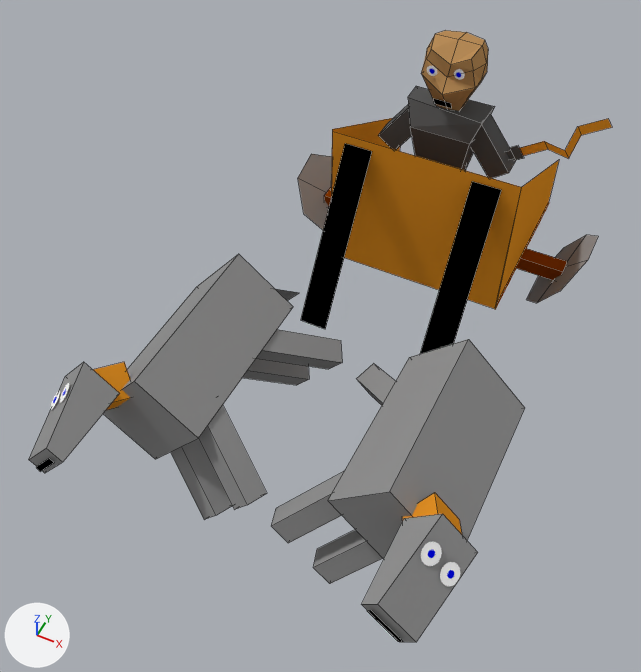
The Blender file King Of Kings Docs/Models/heavychariot1d.blend as it was, and as the next commit left it.
Both versions are drawn from a 50 mm camera at (13.03, -15.97, 18.56) aimed at (6.81, -3.54, 3.02). The axes (+X, +Y, +Z) are drawn at lower left. The lights are the same throughout. Mesh edges are drawn as thin lines on the coarser meshes.
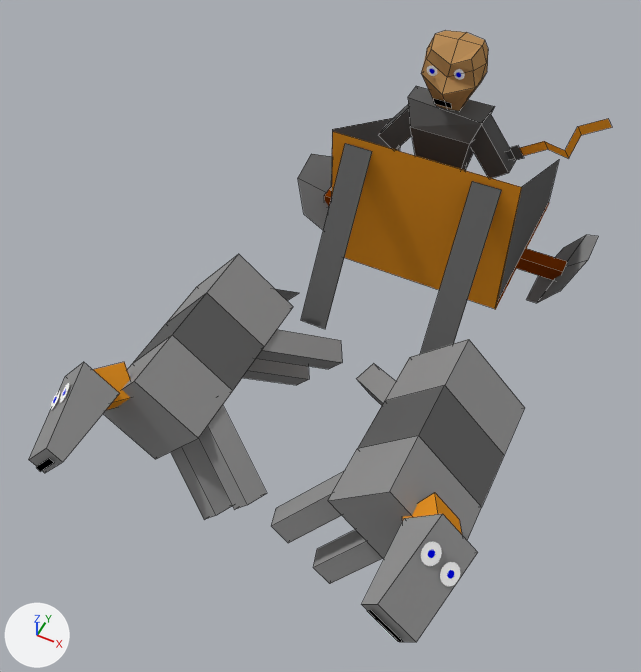
Boxes [x1, y1, x2, y2] around the edits, measured in the pictures (641 x 672 px):
'Plane.013', recoloured (black to grey): [420, 181, 501, 354] in both
'Plane.012', recoloured (black to grey): [301, 143, 372, 329] in both
'Plane.004', recoloured: [498, 160, 559, 300] in both
'Plane.003', recoloured: [331, 118, 400, 198] in both
part 1 of me_cube_009, built on: [355, 343, 506, 511] in both
part 2 of me_cube_017, built on: [127, 290, 266, 394] in both

The change, as a diff of the scene's bpy script:
```diff
--- a/King Of Kings Docs/Models/heavychariot1d.blend.py
+++ b/King Of Kings Docs/Models/heavychariot1d.blend.py
@@ mat_material_015 @@
+mat_material_015 = diffuse_material('Material.015')
+mat_material_015.base_color = (0.123, 0.123, 0.123)  # dark grey #626262
@@ me_plane_013 @@
 me_plane_013.from_pydata(...)  # 4 vertices, 1 face; spans x -1.0..1.0, y -1.0..1.0, z -0.59..0.0
-me_plane_013.materials.append(mat_material_013)  # black #000000
+me_plane_013.materials.append(mat_material_015)  # dark grey #626262
@@ me_cube_009 @@
 # used by ob_cube_006; location = (10.33, -5.36, 2.94); rotation_euler = (0.0, 0.789, 0.0), in degrees (0, 45, 0); scale = (1.07, 2.12, 0.895)
-me_cube_009.from_pydata(...)  # 8 vertices, 6 faces; spans x -1.0..1.0, y -1.0..1.0, z -1.0..1.0
+me_cube_009.from_pydata(...)  # 16 vertices, 14 faces; spans x -1.0..1.0, y -1.0..1.0, z -1.0..1.0
+# me_cube_009 part 1
+# 4 faces are deleted
+# 8 vertices are added at x -1.0..1.0, y -0.33..0.33, z -1.0..1.0
+# 8 new faces join them, mat_material_007 (grey #929292)
+# 4 new faces join them, mat_material_015 (dark grey #626262)
 me_cube_009.materials.append(mat_material_007)
+me_cube_009.materials.append(mat_material_015)  # dark grey #626262
@@ me_plane_003 @@
 me_plane_003.from_pydata(...)  # 4 vertices, 1 face; spans x -0.69..1.0, y -1.0..1.0, z 0.0
-me_plane_003.materials.append(mat_material_014)  # orange #e79326
+me_plane_003.materials.append(mat_material_015)  # dark grey #626262
@@ me_plane_004 @@
 me_plane_004.from_pydata(...)  # 4 vertices, 1 face; spans x -0.67..1.0, y -1.0..1.0, z 0.0..0.01
-me_plane_004.materials.append(mat_material_014)  # orange #e79326
+me_plane_004.materials.append(mat_material_015)  # dark grey #626262
@@ me_cube_017 @@
 # used by ob_cube_015; location = (4.57, -5.36, 3.05); rotation_euler = (0.0, -0.895, 0.0), in degrees (0, -51, 0); scale = (1.07, 2.12, 0.895)
-me_cube_017.from_pydata(...)  # 8 vertices, 6 faces; spans x -1.0..1.0, y -1.0..1.0, z -1.0..1.0
+me_cube_017.from_pydata(...)  # 16 vertices, 14 faces; spans x -1.0..1.0, y -1.0..1.0, z -1.0..1.0
+# me_cube_017 part 2
+# 4 faces are deleted
+# 8 vertices are added at x -1.0..1.0, y -0.33..0.33, z -1.0..1.0
+# 8 new faces join them, mat_material_012 (grey #929292)
+# 4 new faces join them, mat_material_015 (dark grey #626262)
 me_cube_017.materials.append(mat_material_012)
+me_cube_017.materials.append(mat_material_015)  # dark grey #626262
@@ me_plane_014 @@
 me_plane_014.from_pydata(...)  # 4 vertices, 1 face; spans x -1.0..1.0, y -1.0..1.0, z -0.59..0.0
-me_plane_014.materials.append(mat_material_005)  # black #000000
+me_plane_014.materials.append(mat_material_015)  # dark grey #626262
```
